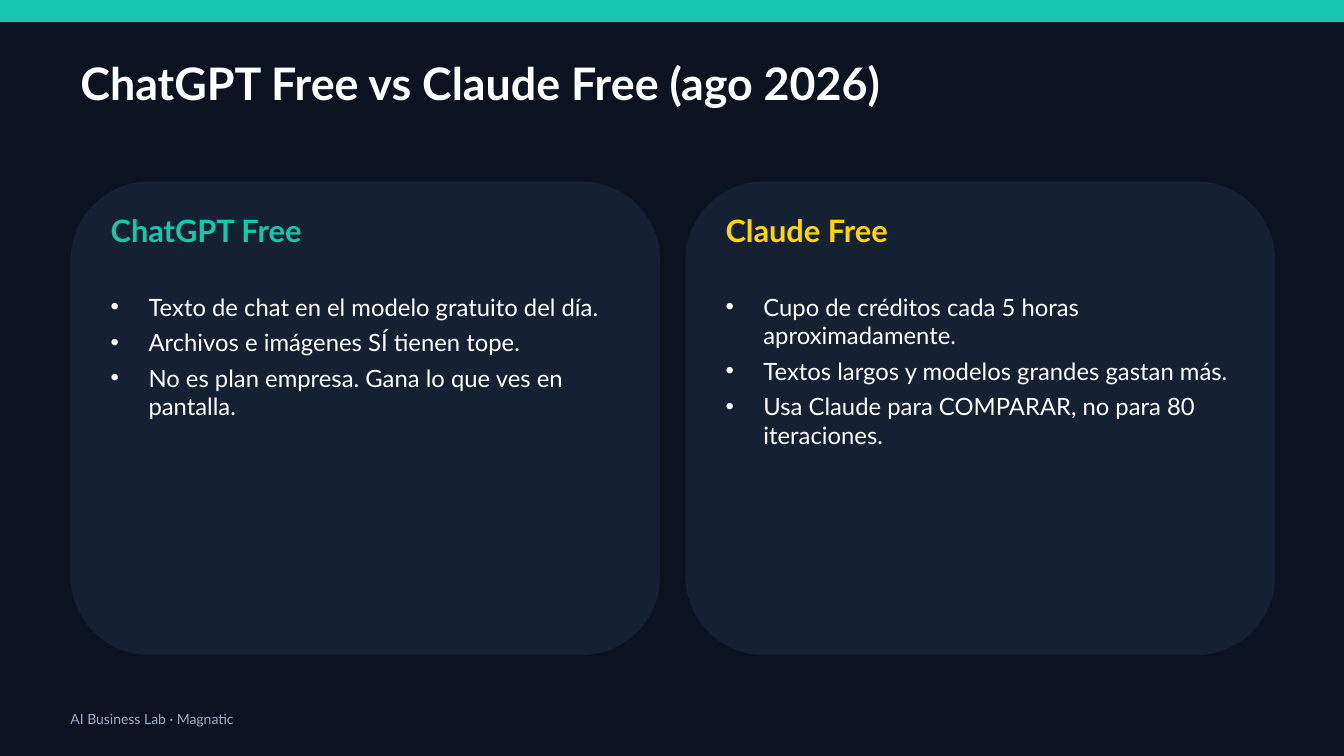
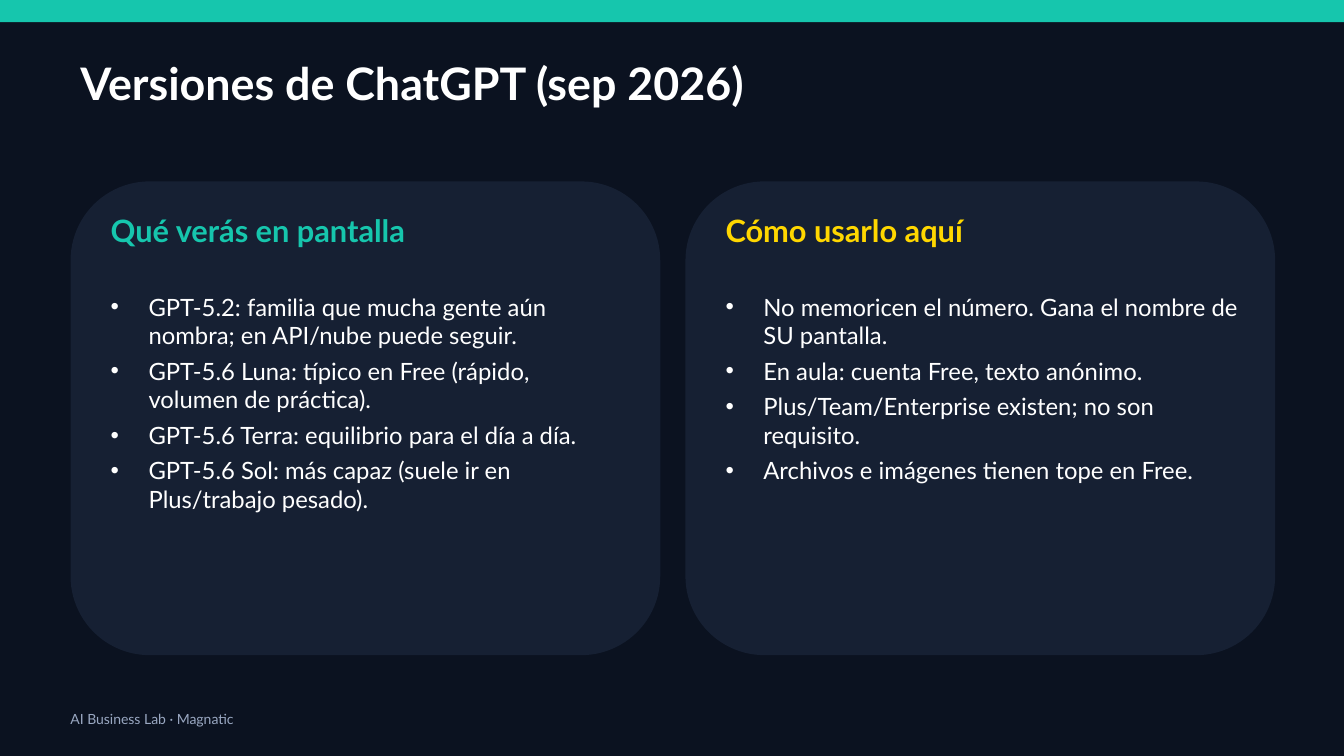
Before and after one commit to xander0408/CURSOS, a slide deck: slide 18 of AI-Business-Lab-Presentacion.pptx (slide 22 before the commit). Drawn at 1344x756 pixels with LibreOffice and Linux fonts; fonts in the diff are those of the drawing. Boxes give left, top, right and bottom in pixels: in the first picture for what was removed or moved away, otherwise in the second. Text is boxed around its words. In the diff, an @@ line names an element or a change of style, - is before the commit and + after.

```diff
--- a/AI-Business-Lab-Presentacion.pptx
+++ b/AI-Business-Lab-Presentacion.pptx
@@ text at box(80, 65, 743, 108): text changed @@
-ChatGPT Free vs Claude Free (ago 2026)
+Versiones de ChatGPT (sep 2026)
@@ text at box(111, 219, 405, 247): text changed @@
-ChatGPT Free
+Qué verás en pantalla
@@ text at box(726, 219, 963, 247): text changed @@
-Claude Free
+Cómo usarlo aquí
@@ text at box(149, 298, 577, 513): text changed @@
-• Texto de chat en el modelo gratuito del día.
-• Archivos e imágenes SÍ tienen tope.
-• No es plan empresa. Gana lo que ves en pantalla.
+• GPT-5.2: familia que mucha gente aún nombra; en API/nube puede seguir.
+• GPT-5.6 Luna: típico en Free (rápido, volumen de práctica).
+• GPT-5.6 Terra: equilibrio para el día a día.
+• GPT-5.6 Sol: más capaz (suele ir en Plus/trabajo pesado).
@@ text at box(763, 298, 1238, 484): text changed @@
-• Cupo de créditos cada 5 horas aproximadamente.
-• Textos largos y modelos grandes gastan más.
-• Usa Claude para COMPARAR, no para 80 iteraciones.
+• No memoricen el número. Gana el nombre de SU pantalla.
+• En aula: cuenta Free, texto anónimo.
+• Plus/Team/Enterprise existen; no son requisito.
+• Archivos e imágenes tienen tope en Free.
```
Also in this commit, not shown: 28 other slides changed, 1 slide added, 42 slides removed, 1 other file.
